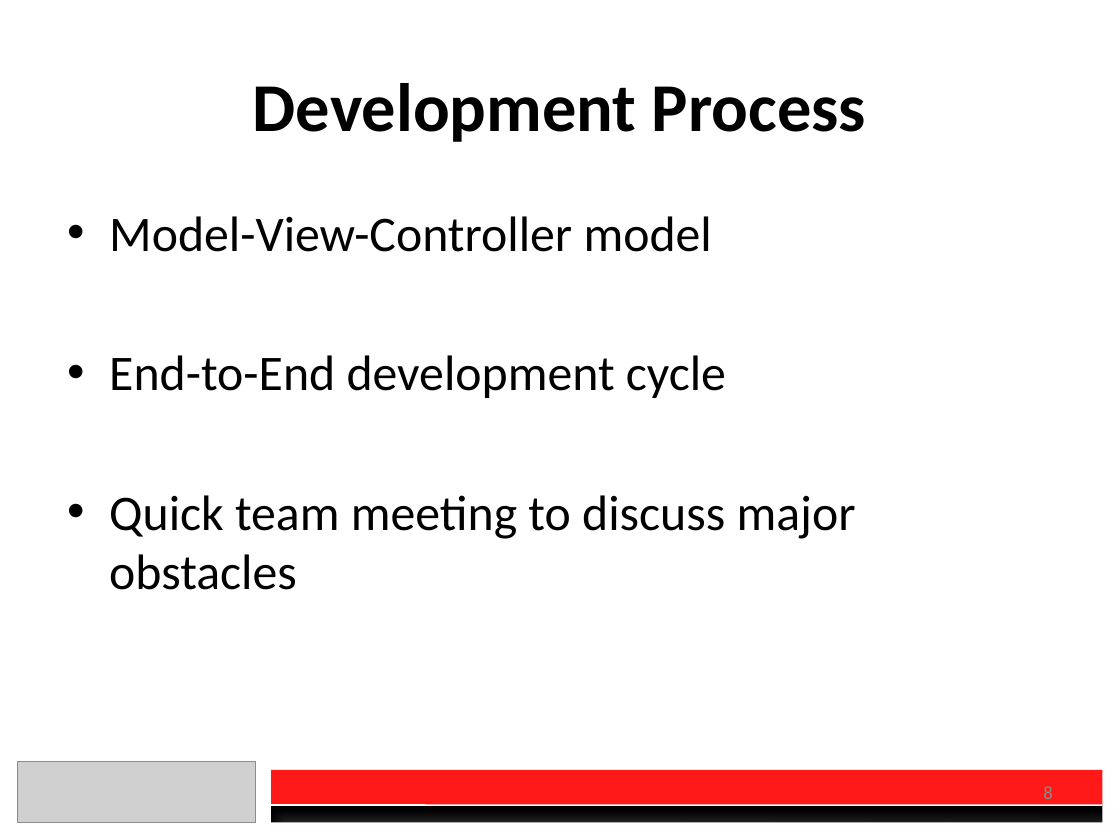
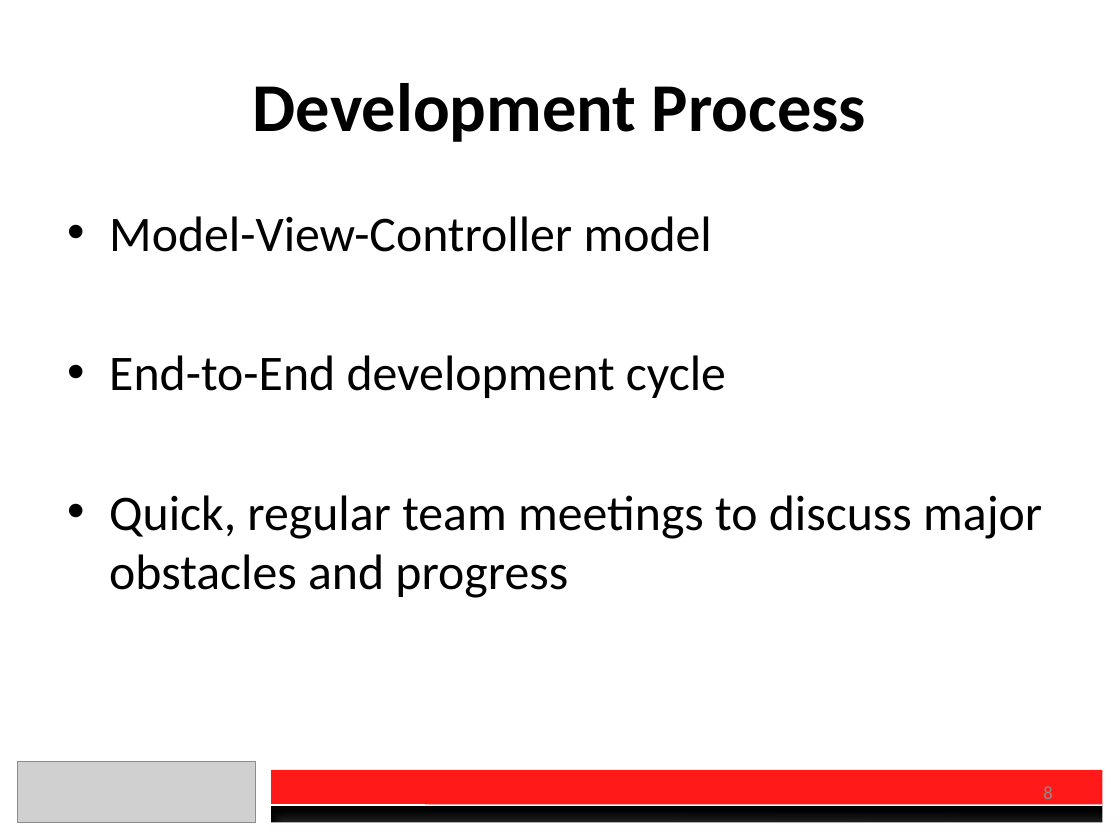
Before and after one commit to charberg/OEC2016, a slide deck: slide 8 of Presentation.pptx. Drawn at 1120x840 pixels with LibreOffice and Linux fonts; fonts in the diff are those of the drawing; grey boxes stand for pictures. Boxes give left, top, right and bottom in pixels: in the first picture for what was removed or moved away, otherwise in the second. Text is boxed around its words. In the diff, an @@ line names an element or a change of style, - is before the commit and + after.

```diff
--- a/Presentation.pptx
+++ b/Presentation.pptx
@@ text at (109, 495, 1042, 598): text changed @@
-• Quick team meeting to discuss major obstacles
+• Quick, regular team meetings to discuss major obstacles and progress
```
Also in this commit, not shown: 5 other slides changed, 2 other files.
